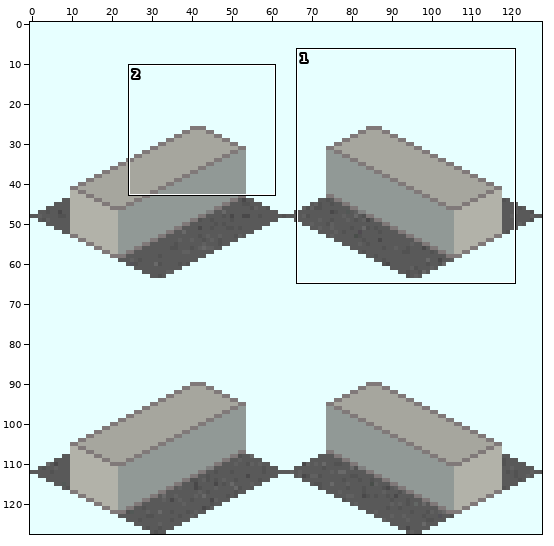
A sprite sheet gets an edit: source/png/Subway_Station_Gateway_Single_S2.png. Above, an overview of the earlier version with the close-up marked.
Close-up. First the earlier version:
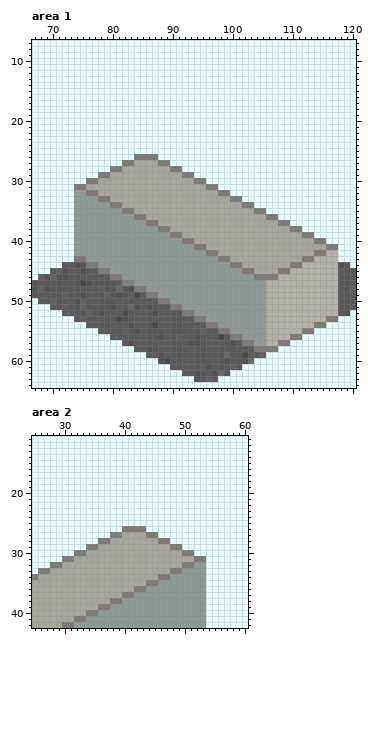
The file is 128x128 pixels. Colours within 5 levels of each other are drawn and written as one. Shown: area 1: x 67..120, y 7..64; area 2: x 25..60, y 11..42. The commit also changed other parts of the picture, which this record leaves out.
The same view after the edit:
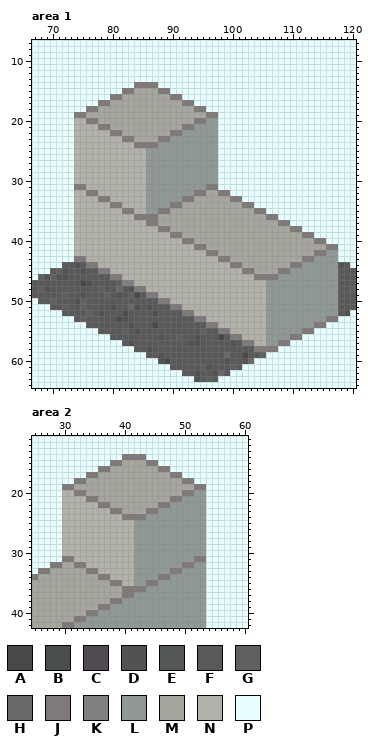
Palette (. is transparent): A #494849  B #494e4a  C #504b51  D #525252  E #535856  F #595959  G #606060  H #696969  J #807979  K #808080  L #919996  M #a6a69e  N #b2b2a9  P #e7ffff
Changes in this commit:
Changed rows in their new state; - is an unchanged pixel.
Area 1:
first column x 74:
14 ----------JJJJ------------------------------
15 --------JJMMMMJJ----------------------------
16 ------JJMMMMMMMMJJ--------------------------
17 ----JJMMMMMMMMMMMMJJ------------------------
18 --JJMMMMMMMMMMMMMMMMJJ----------------------
19 JJMMMMMMMMMMMMMMMMMMMMJJ--------------------
20 NNJJMMMMMMMMMMMMMMMMJJLL--------------------
21 NNNNJJMMMMMMMMMMMMJJLLLL--------------------
22 NNNNNNJJMMMMMMMMJJLLLLLL--------------------
23 NNNNNNNNJJMMMMJJLLLLLLLL--------------------
24 NNNNNNNNNNJJJJLLLLLLLLLL--------------------
25 NNNNNNNNNNNNLLLLLLLLLLLL--------------------
26 NNNNNNNNNNNNLLLLLLLLLLLL--------------------
27 NNNNNNNNNNNNLLLLLLLLLLLL--------------------
28 NNNNNNNNNNNNLLLLLLLLLLLL--------------------
29 NNNNNNNNNNNNLLLLLLLLLLLL--------------------
30 NNNNNNNNNNNNLLLLLLLLLLLL--------------------
31 --NNNNNNNNNNLLLLLLLLLL----------------------
32 NN--NNNNNNNNLLLLLLLLJJ----------------------
33 NNNN--NNNNNNLLLLLLJJ------------------------
34 NNNNNN--NNNNLLLLJJ--------------------------
35 NNNNNNNN--NNLLJJ----------------------------
36 NNNNNNNNNN--JJ------------------------------
37 NNNNNNNNNNNN--------------------------------
38 NNNNNNNNNNNNNN------------------------------
39 NNNNNNNNNNNNNNNN----------------------------
40 NNNNNNNNNNNNNNNNNN--------------------------
41 NNNNNNNNNNNNNNNNNNNN------------------------
42 NNNNNNNNNNNNNNNNNNNNNN--------------------LL
43 --NNNNNNNNNNNNNNNNNNNNNN----------------LLLL
44 ----NNNNNNNNNNNNNNNNNNNNNN------------LLLLLL
45 ------NNNNNNNNNNNNNNNNNNNNNN--------LLLLLLLL
46 --------NNNNNNNNNNNNNNNNNNNNNN----LLLLLLLLLL
47 ----------NNNNNNNNNNNNNNNNNNNNNNLLLLLLLLLLLL
48 ------------NNNNNNNNNNNNNNNNNNNNLLLLLLLLLLLL
49 --------------NNNNNNNNNNNNNNNNNNLLLLLLLLLLLL
50 ----------------NNNNNNNNNNNNNNNNLLLLLLLLLLLL
51 ------------------NNNNNNNNNNNNNNLLLLLLLLLLLL
52 --------------------NNNNNNNNNNNNLLLLLLLLLLLL
53 ----------------------NNNNNNNNNNLLLLLLLLLL--
54 ------------------------NNNNNNNNLLLLLLLL----
55 --------------------------NNNNNNLLLLLL------
56 ----------------------------NNNNLLLL--------
57 ------------------------------NNLL----------
Area 2:
first column x 30:
14 ----------JJJJ----------
15 --------JJMMMMJJ--------
16 ------JJMMMMMMMMJJ------
17 ----JJMMMMMMMMMMMMJJ----
18 --JJMMMMMMMMMMMMMMMMJJ--
19 JJMMMMMMMMMMMMMMMMMMMMJJ
20 NNJJMMMMMMMMMMMMMMMMJJLL
21 NNNNJJMMMMMMMMMMMMJJLLLL
22 NNNNNNJJMMMMMMMMJJLLLLLL
23 NNNNNNNNJJMMMMJJLLLLLLLL
24 NNNNNNNNNNJJJJLLLLLLLLLL
25 NNNNNNNNNNNNLLLLLLLLLLLL
26 NNNNNNNNNNNNLLLLLLLLLLLL
27 NNNNNNNNNNNNLLLLLLLLLLLL
28 NNNNNNNNNNNNLLLLLLLLLLLL
29 NNNNNNNNNNNNLLLLLLLLLLLL
30 NNNNNNNNNNNNLLLLLLLLLLLL
31 --NNNNNNNNNNLLLLLLLLLL--
32 --JJNNNNNNNNLLLLLLLL----
33 ----JJNNNNNNLLLLLL------
34 ------JJNNNNLLLL--------
35 --------JJNNLL----------
36 ----------JJ------------
Boxes around the changes in both close-ups, in picture pixels (x1, y1, x2, y2):
changed: (74, 82, 338, 346)
changed: (62, 454, 206, 592)
